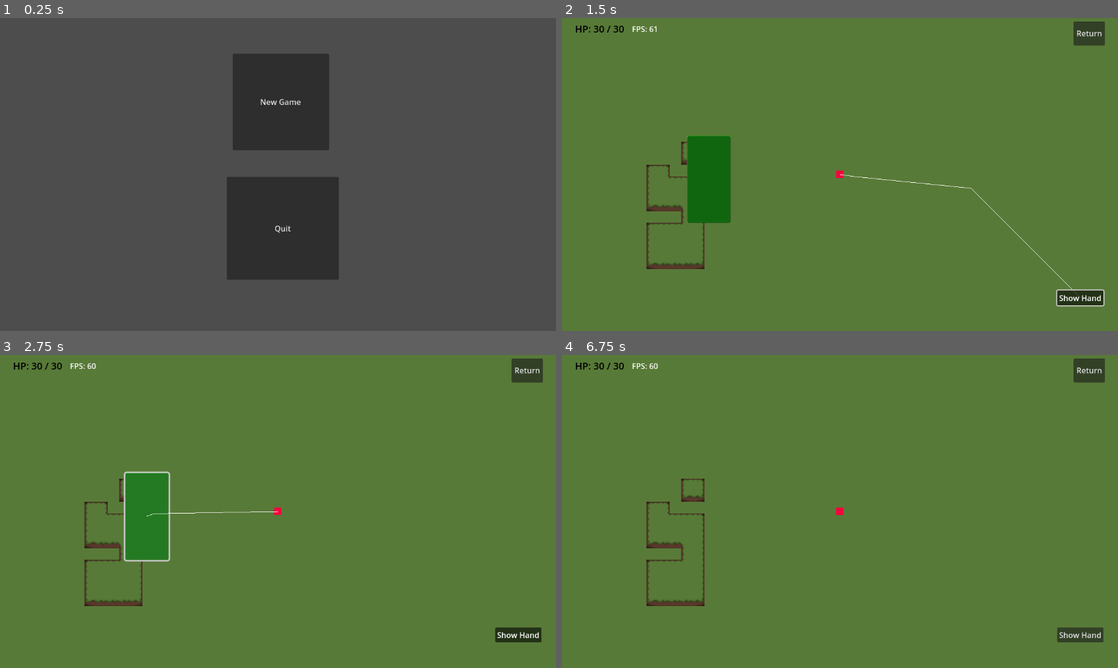
Above: before the commit, frames 1-4 (two rows, left to right).
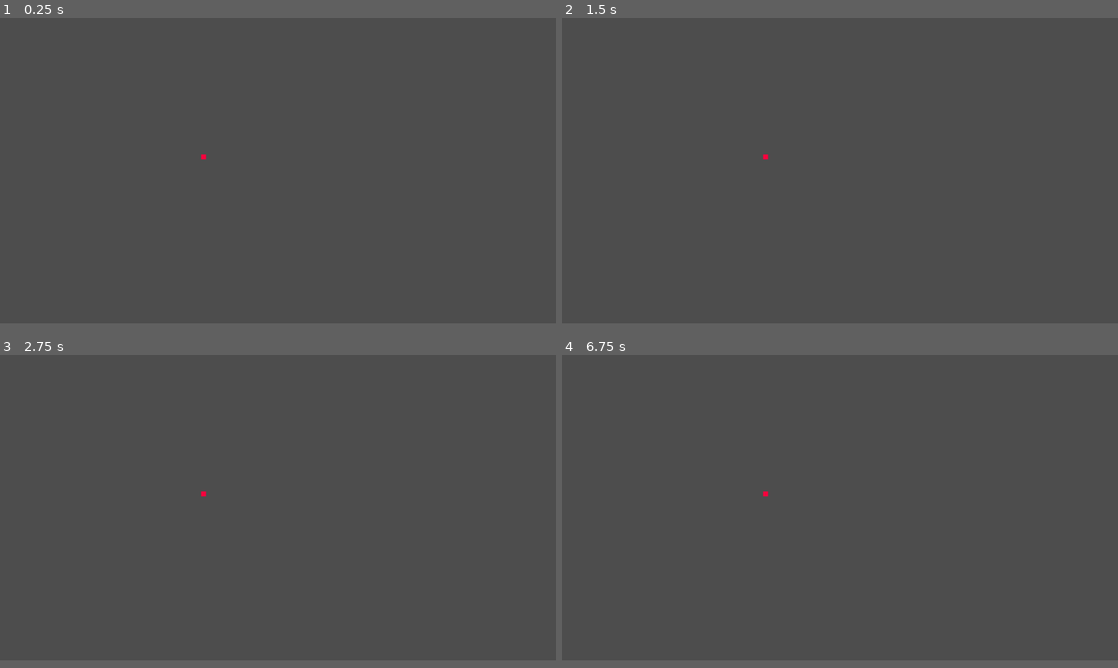
Above: after the commit, the same moments.

Repository: ftschirpke/wizards-and-warriors
Game: Godot game, scene res://player.tscn
Two runs of this game, one before a commit and one after it. Both use one fixed random seed, a clock stepped at 60 frames per second and the inputs below. Before the commit the project starts from res://main.tscn.
Inputs (mouse positions are in pixels of both pictures, inside the frame that each line leads up to):
- Up to frame 1 (0.25 s): no input
- Up to frame 2 (1.5 s): click (845, 102) at 0.5 s, where only the run before the commit has a clickable "New Game"; click (1079, 296) at 1.25 s, where only the run before the commit has a clickable "Show Hand"
- Up to frame 3 (2.75 s): click (144, 517) at 2.02 s
- Up to frame 4 (6.75 s): click (1079, 633) at 2.75 s, where only the run before the commit has a clickable "Show Hand"; click (706, 517) at 3.52 s; click (1079, 633) at 4.25 s, where only the run before the commit has a clickable "Show Hand"; click (706, 517) at 5.02 s; click (1090, 370) at 5.75 s, where only the run before the commit has a clickable "Return"; click (845, 439) at 6.5 s, where only the run before the commit has a clickable "New Game"
In our replay, the window is 800x450 before the commit and 800x439 after it. These sizes can differ from the game's own. Grey fills any space a smaller window leaves; there, only what the larger window draws over its background counts as a difference.

The runs differ from the first frame. In frame 1, 12% of the frame differs, in the area x 36-61%, y 11-84%; in frame 2, 98%; in frame 3, 98%, in the area x 0-100%, y 0-98%; in frame 4, 98%.

Commit message:
test

Diff:
--- a/project.godot
+++ b/project.godot
@@ -11,10 +11,12 @@
 [application]
 
 config/name="wizards_and_warriors"
-run/main_scene="res://main.tscn"
+run/main_scene="res://player.tscn"
 config/features=PackedStringArray("4.1", "Forward Plus")
 config/icon="res://icon.svg"
 
 [display]
 
+window/size/viewport_width=1136
+window/size/viewport_height=624
 window/stretch/mode="viewport"
Not shown: 1 places in main.tscn that only renumber resources
Not shown: 1 places in player.tscn that only renumber resources
Not shown: 1 places in playing_card.tscn that only renumber resources
Not shown: 1 places in scene2.tscn that only renumber resources
